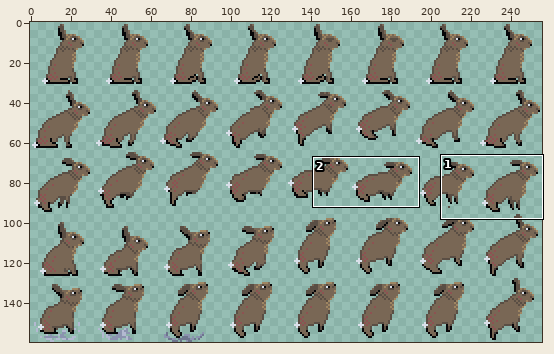
Two versions of one sprite sheet, res/hare.png. The picture above shows the old version from afar; the outline marks the close-up.
Close-up. Earlier state:
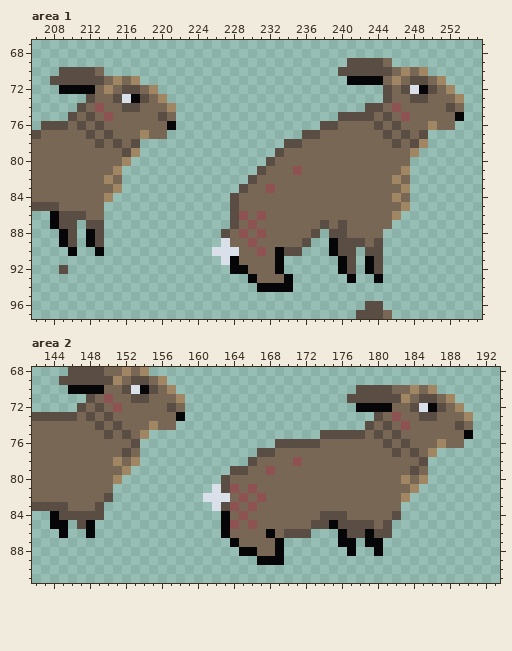
The file is 256x160 pixels. Shown: area 1: x 206..255, y 67..97; area 2: x 142..193, y 68..91. The commit also changed other parts of the picture, which this record leaves out.
Once edited:
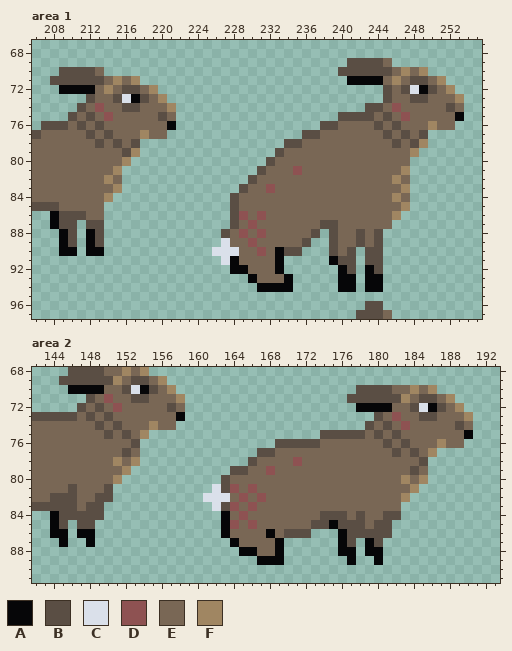
Palette (. is transparent): A #060608  B #5a4e44  C #dae0ea  D #8e5252  E #796755  F #a08662
Edits made:
Changed rows in their new state; - is an unchanged pixel.
Area 1:
first column x 209:
87 ------------------------------BE----
88 -------------------------------E-B-B
89 ------------------------------BEE---
90 A--A--------------------------BE----
91 ------------------------------AB--B-
92 .-----------------------------------
93 -------------------------------A--A-
94 -------------------------------AA-AA
Area 2:
first column x 144:
81 --B---B-------------------------------
82 BBB--B--------------------------------
83 --B-B---------------------------------
84 ----------------------------------B--B
85 -B--B------------------------------EB-
86 A--A-------------------------------B--
87 -A--A----------------------------B--B-
88 --------------------------------A--A--
89 ---------------------------------A--A-
Boxes around the changes in both close-ups, in picture pixels (x1, y1, x2, y2):
changed: (329, 220, 383, 292)
changed: (59, 247, 95, 274)
changed: (50, 484, 113, 547)
changed: (338, 511, 392, 565)
